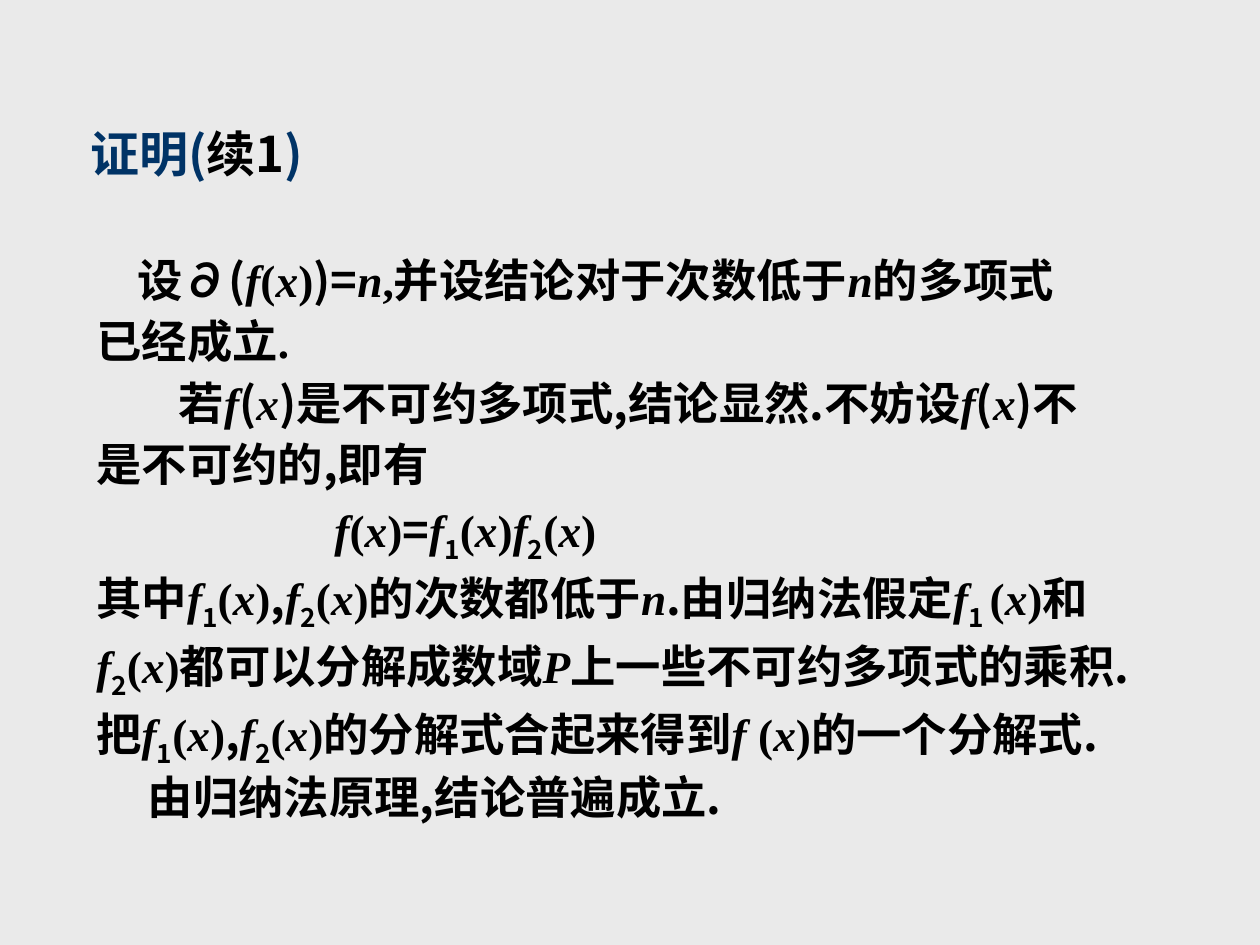
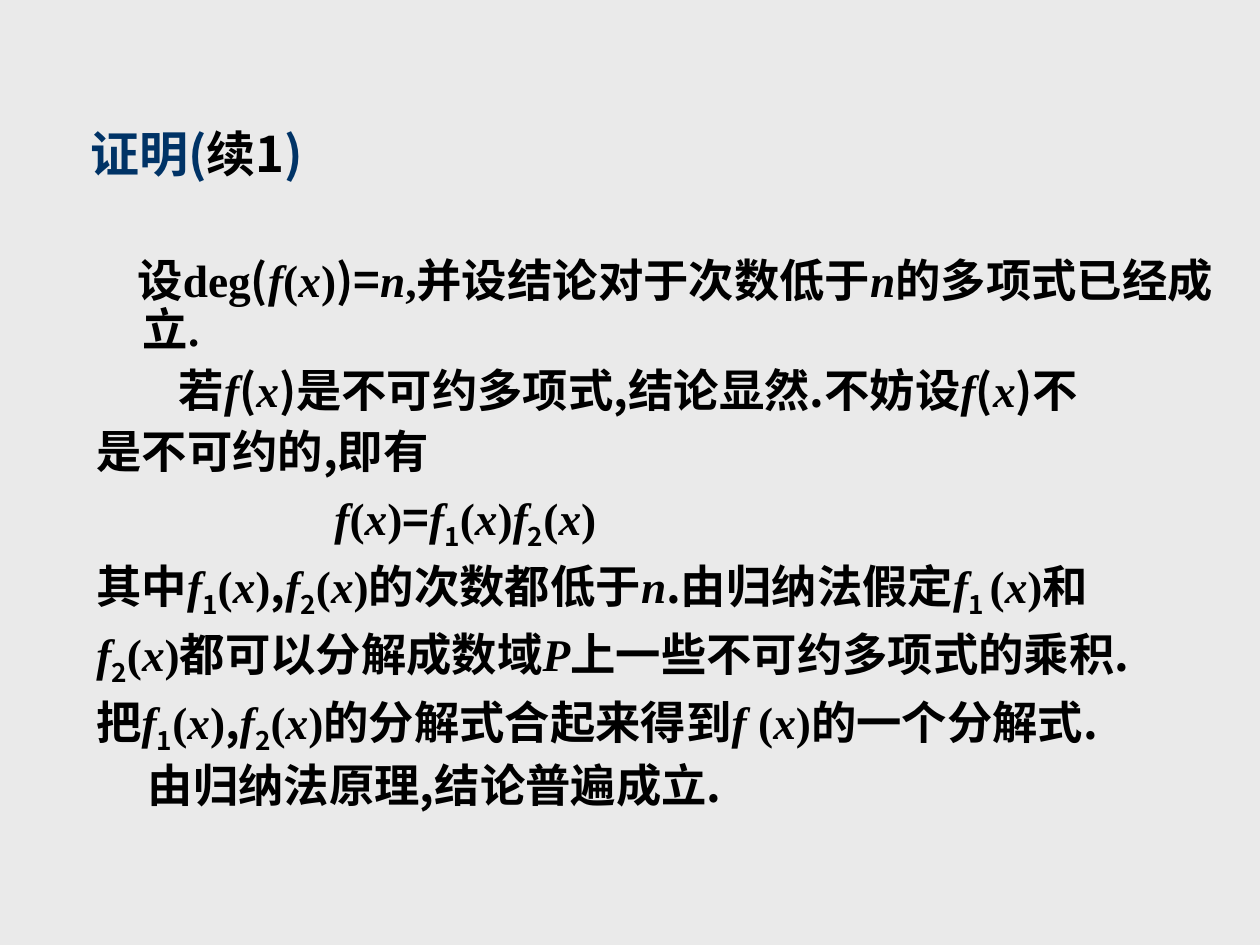
Before and after one commit to zhangbiaomath/zhangbiaomath.github.io, a slide deck: slide 62 of teaching/gaodai/课件/第1章-多项式.ppt (slide 63 before the commit). Drawn at 1260x945 pixels with LibreOffice and Linux fonts; fonts in the diff are those of the drawing. Boxes give left, top, right and bottom in pixels: in the first picture for what was removed or moved away, otherwise in the second. Text is boxed around its words. In the diff, an @@ line names an element or a change of style, - is before the commit and + after.

```diff
--- a/teaching/gaodai/课件/第1章-多项式.ppt
+++ b/teaching/gaodai/课件/第1章-多项式.ppt
@@ text at (x1=138, y1=258, x2=1213, y2=309): text changed @@
-设∂(f(x))=n,并设结论对于次数低于n的多项式
-已经成立.
+设deg(f(x))=n,并设结论对于次数低于n的多项式已经成立.
@@ text at (x1=96, y1=368, x2=1130, y2=812): indent changed @@
```
Also in this commit, not shown: 44 other slides changed, 5 slides removed, 6 other files.
